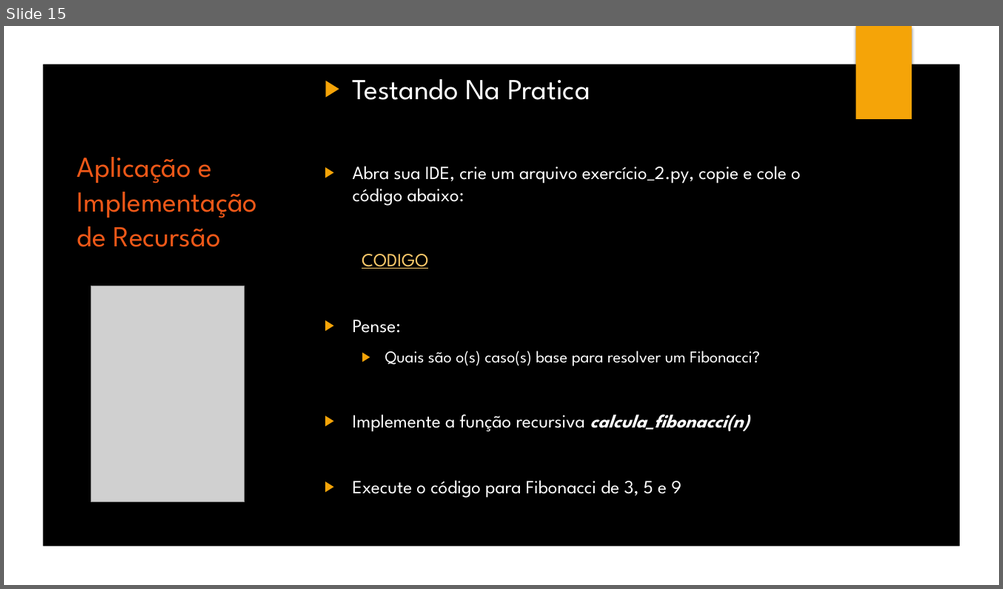
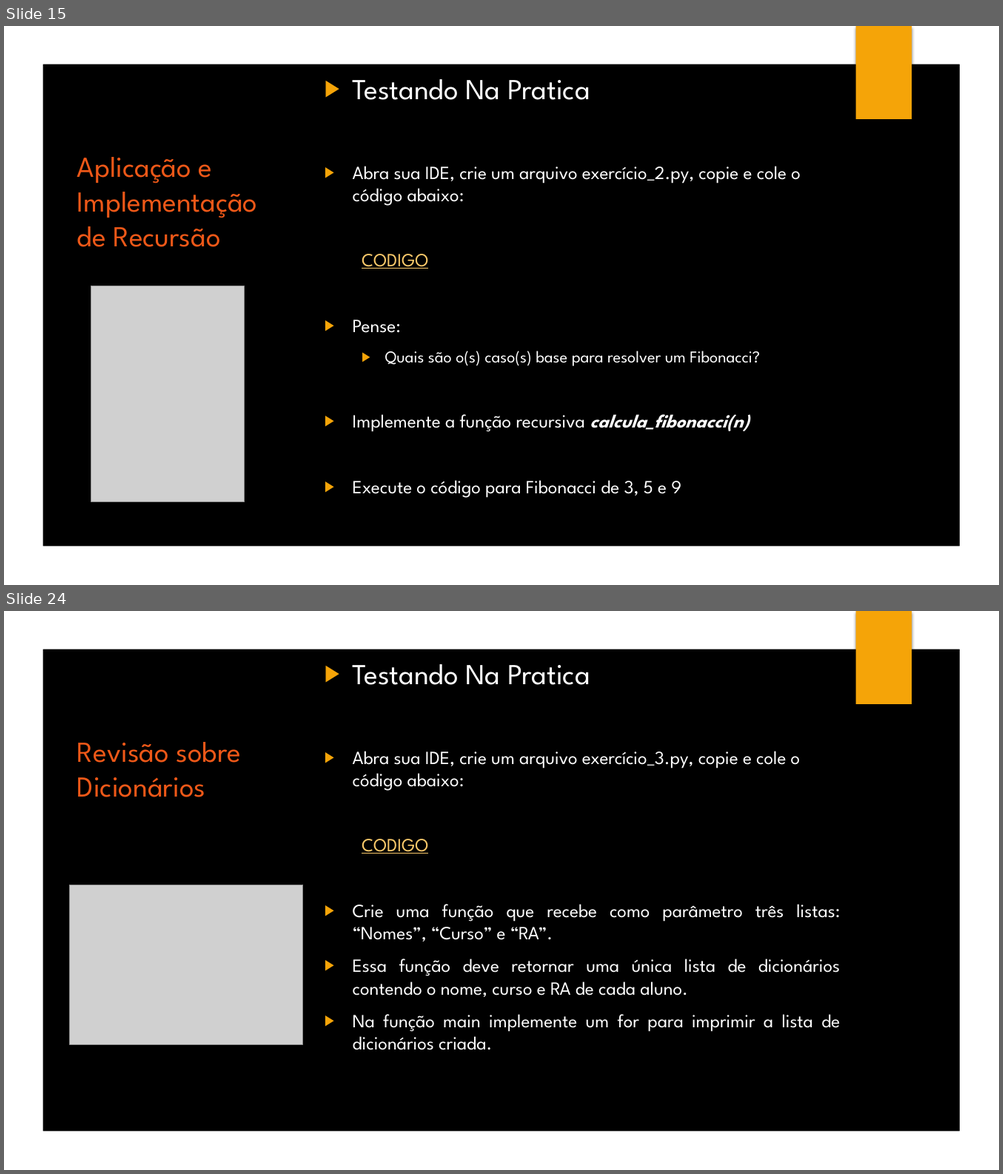
Before and after one commit to yLeonardo/Mini_curso_python, a slide deck: Curso_Python.pptx. Shown one above the other, each under a label of ours: slide 15 before the commit, slides 15 and 24 after it; the slides between them are not shown. The pictures are 1003x589 and 1003x1174 pixels, drawn with LibreOffice and Linux fonts; fonts in the diff are those of the drawing; grey boxes stand for pictures; background and template pictures are left out. Boxes give left, top, right and bottom in pixels: in the first picture for what was removed or moved away, otherwise in the second. Text is boxed around its words. In the diff, an @@ line names an element or a change of style, - is before the commit and + after.

Commit message:
Aula 03
Adicionada a terceira aula do curso de python - Tema: Dicionarios

```diff
--- a/Curso_Python.pptx
+++ b/Curso_Python.pptx
@@ slide 24 added at [4, 611, 999, 1170], background picture (left out); not listed: 7 template elements that a slide beside it also shows @@
@@ rectangle added at [4, 611, 999, 1170], fill #000000 @@
@@ freeform shape added at [4, 611, 999, 1170], fill #FFFFFF @@
@@ rectangle added at [855, 611, 911, 704], fill #F5A408 @@
@@ text added at [353, 664, 839, 1051], 18 pt, text #FFFFFF @@
+▶ Testando Na Pratica
+▶ Abra sua IDE, crie um arquivo exercício_3.py, copie e cole o código abaixo:
+CODIGO
+▶ Crie uma função que recebe como parâmetro três listas: “Nomes”, “Curso” e “RA”.
+▶ Essa função deve retornar uma única lista de dicionários contendo o nome, curso e RA de cada aluno.
+▶ Na função main implemente um for para imprimir a lista de dicionários criada.
@@ text added at [77, 742, 241, 797], 28 pt, text #EE5818 @@
+Revisão sobre Dicionários
@@ picture added at [70, 885, 302, 1045] @@
```
Also in this commit, not shown: 1 slide changed, 7 other slides added, 1 other file.
